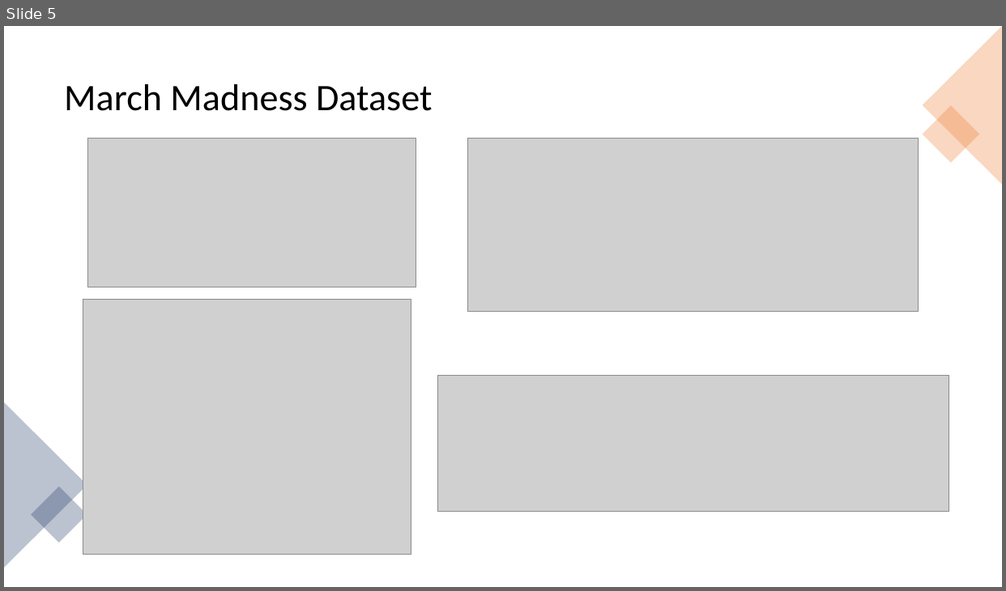
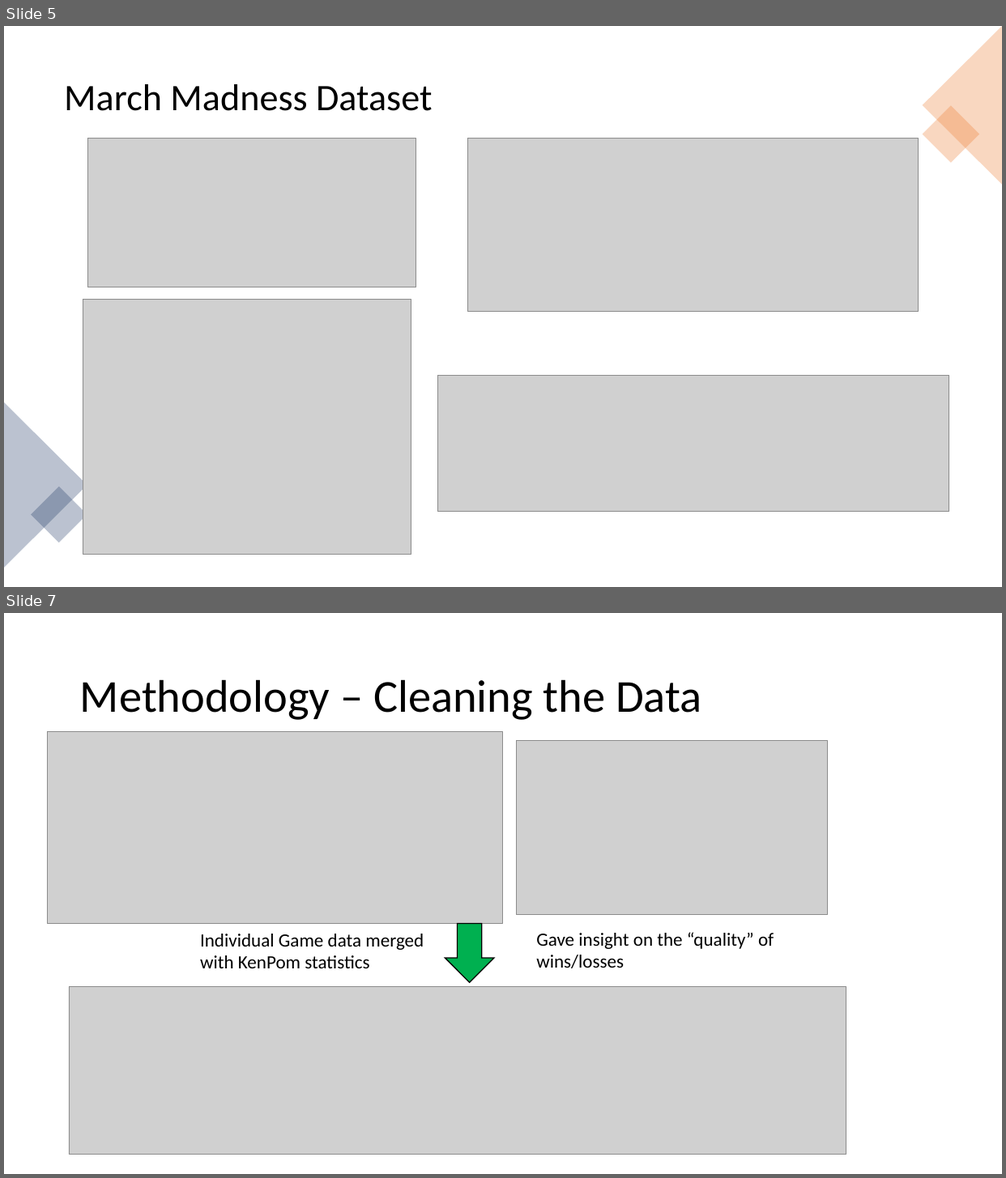
Before and after one commit to kriswasemiller/MM_NCAA_Capstone, a slide deck: Brett_branch/Madness_Power_Point.pptx. Shown one above the other, each under a label of ours: slide 5 before the commit, slides 5 and 7 after it; the slides between them are not shown. The pictures are 1006x591 and 1006x1178 pixels, drawn with LibreOffice and Linux fonts; fonts in the diff are those of the drawing; grey boxes stand for pictures. Boxes give left, top, right and bottom in pixels: in the first picture for what was removed or moved away, otherwise in the second. Text is boxed around its words. In the diff, an @@ line names an element or a change of style, - is before the commit and + after.

```diff
--- a/Brett_branch/Madness_Power_Point.pptx
+++ b/Brett_branch/Madness_Power_Point.pptx
@@ slide 7 added at [4,613,1002,1174], background #FFFFFF @@
@@ title added at [80,679,702,720], 44 pt, text #000000 @@
+Methodology – Cleaning the Data
@@ picture added at [48,732,503,924] @@
@@ picture added at [517,741,828,914] @@
@@ down arrow added at [445,924,493,983], fill #00B050, outline #000000 1 pt @@
@@ text added at [200,934,424,969], 18 pt, text #000000 @@
+Individual Game data merged with KenPom statistics
@@ text added at [536,932,774,969], 18 pt, text #000000 @@
+Gave insight on the “quality” of wins/losses
@@ picture added at [69,987,847,1155] @@
```
Also in this commit, not shown: 4 slides changed, 6 other slides added, 3 slides removed.
